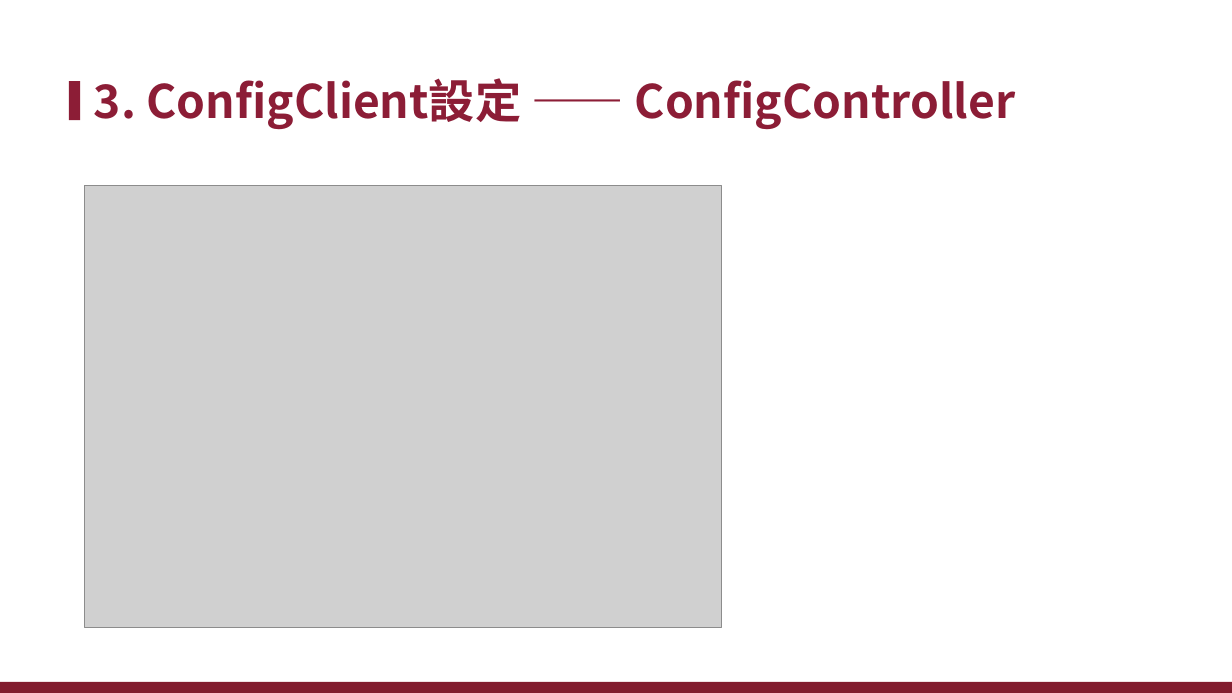
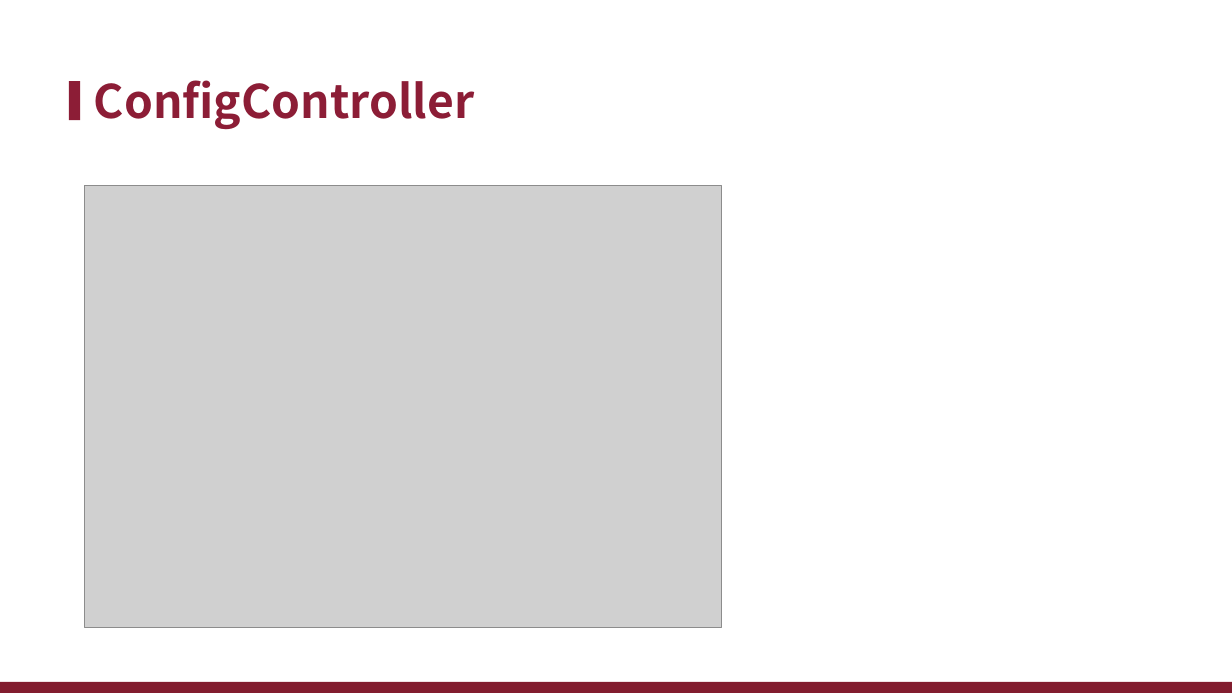
Before and after one commit to xiauchen/7__2020_3_10_PTT, a slide deck: slide 24 of Config.pptx (slide 22 before the commit). Drawn at 1232x693 pixels with LibreOffice and Linux fonts; fonts in the diff are those of the drawing; grey boxes stand for pictures; background and template pictures are left out. Boxes give left, top, right and bottom in pixels: in the first picture for what was removed or moved away, otherwise in the second. Text is boxed around its words. In the diff, an @@ line names an element or a change of style, - is before the commit and + after.

```diff
--- a/Config.pptx
+++ b/Config.pptx
@@ text at [94, 80, 474, 130]: text changed @@
-3. ConfigClient設定 —— ConfigController
+ConfigController
```
Also in this commit, not shown: 10 other slides changed, 2 slides added, 1 slide removed, 3 other files.
